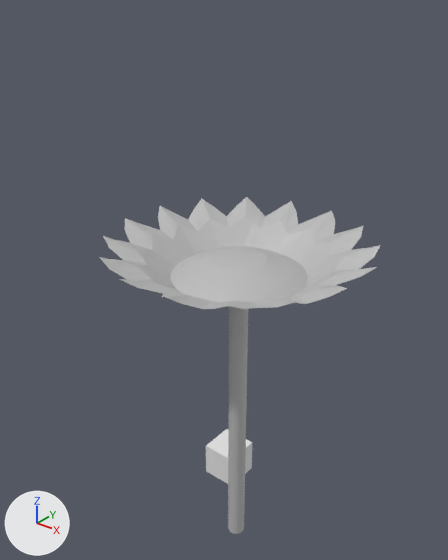
Two versions of the Blender file FlourishProject/Assets/Models/Sunflower.blend, one commit apart.
Camera for both pictures: a 50 mm lens placed at (14.5, -23.1, 26.1), pointed at (-1.1, -3.7, 14.1). The axes (+X, +Y, +Z) are drawn at lower left. The lights are the same throughout.
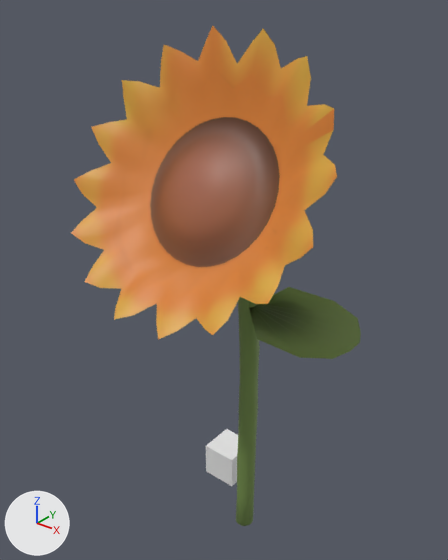
Where the change shows, as pixel boxes [x1, y1, x2, y2] in the pictures (448 x 560 px):
'Flower', added (orange)
    after: [71, 26, 361, 526]
'Cylinder', deleted
    before: [99, 197, 381, 534]

Patch to the scene script:
```diff
--- a/FlourishProject/Assets/Models/Sunflower.blend.py
+++ b/FlourishProject/Assets/Models/Sunflower.blend.py
@@ img_sunflowertexture_png @@
+img_sunflowertexture_png = load_image('SunFlowerTexture.png', 'SunFlowerTexture.png', 3000, 3000, 'sRGB')
@@ mat_material_001 @@
 mat_material_001 = principled_material('Material.001')
-mat_material_001.base_color = (0.5, 0.5, 0.5)  # grey #bcbcbc
+mat_material_001.texture = img_sunflowertexture_png
@@ me_cylinder_1 @@
+me_cylinder_1.from_pydata(...)  # 714 vertices, 681 faces; spans x -16.0..10.8, y -16.0..5.4, z -5.0..19.6
+me_cylinder_1.polygons.foreach_set('use_smooth', [True] * 681)
+me_cylinder_1.materials.append(mat_material_001)  # picture img_sunflowertexture_png
@@ ob_cylinder @@
-ob_cylinder = bpy.data.objects.new('Cylinder', me_cylinder)
-ob_cylinder.location = (0.0, -4.0, 1.0)
-ob_cylinder.rotation_euler = (0.0, 0.0, 0.785)  # degrees (0, 0, 45)
-ob_cylinder.scale = (0.425, 0.425, 1.0)
@@ ob_flower @@
+ob_flower = bpy.data.objects.new('Flower', me_cylinder_1)
+ob_flower.location = (0.0, -4.0, 5.0)
+ob_flower.rotation_euler = (0.0, 0.0, 0.785)  # degrees (0, 0, 45)
+ob_flower.scale = (0.425, 0.425, 1.0)
```
